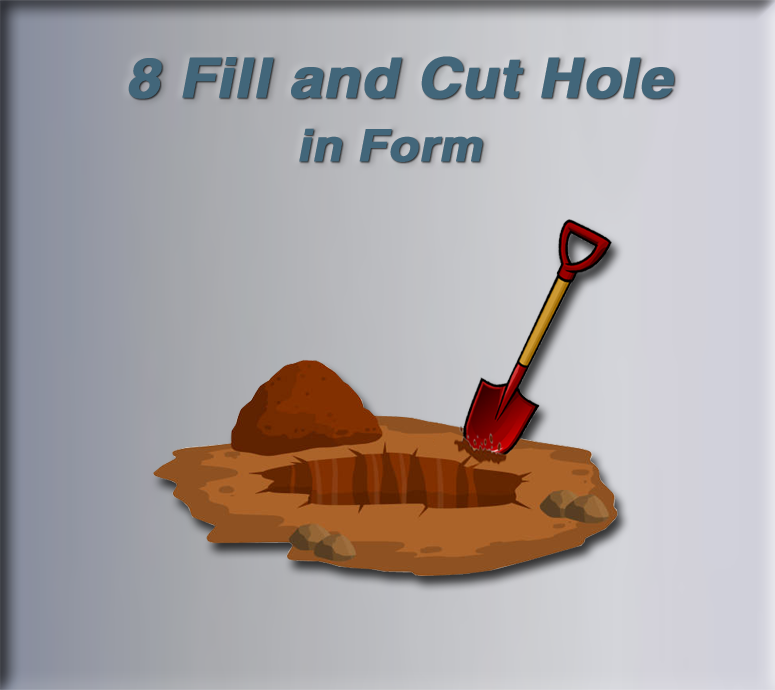
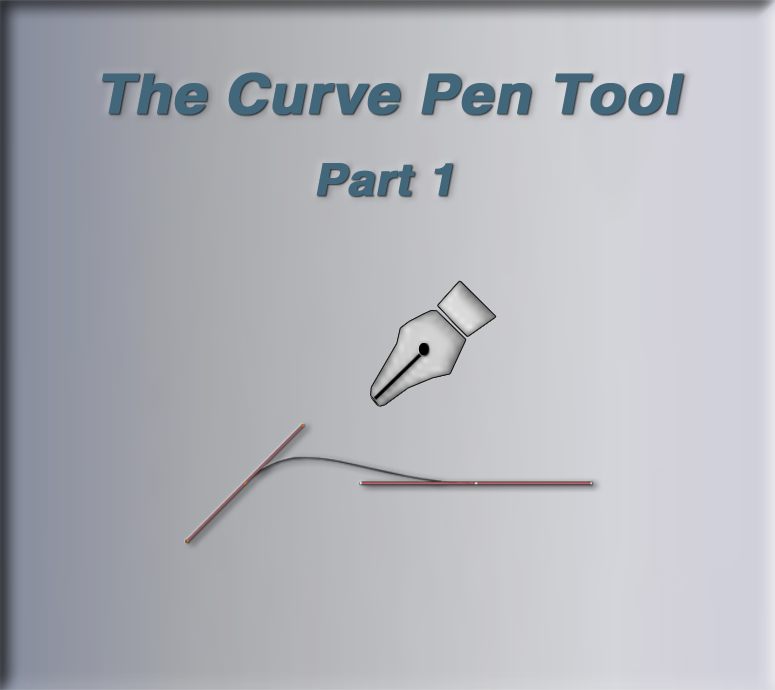
Layers edited between the first and the second 775 × 690 image:
renamed "in Form" to "Part 1", painted on it over [299, 128, 483, 196]
renamed "8 Fill and Cut Hole" to "The Curve Pen Tool", painted on it over [102, 56, 684, 115]
removed layer "Hole-and-Shovel" over [153, 219, 618, 576]
added layer "Layer 0 copy 2" above "Curve-Pen-Tool" over [185, 424, 592, 543]
added layer "Curve-Pen-Tool" above "Silver-Flat-Gradient" over [363, 280, 497, 408]
